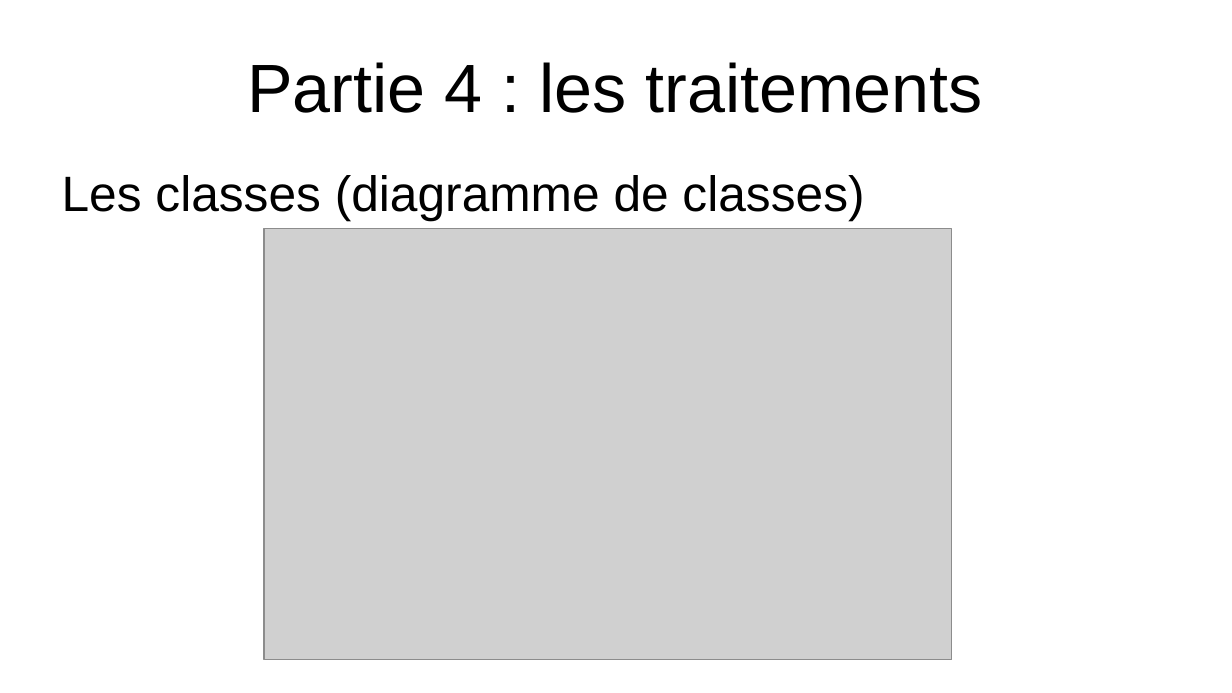
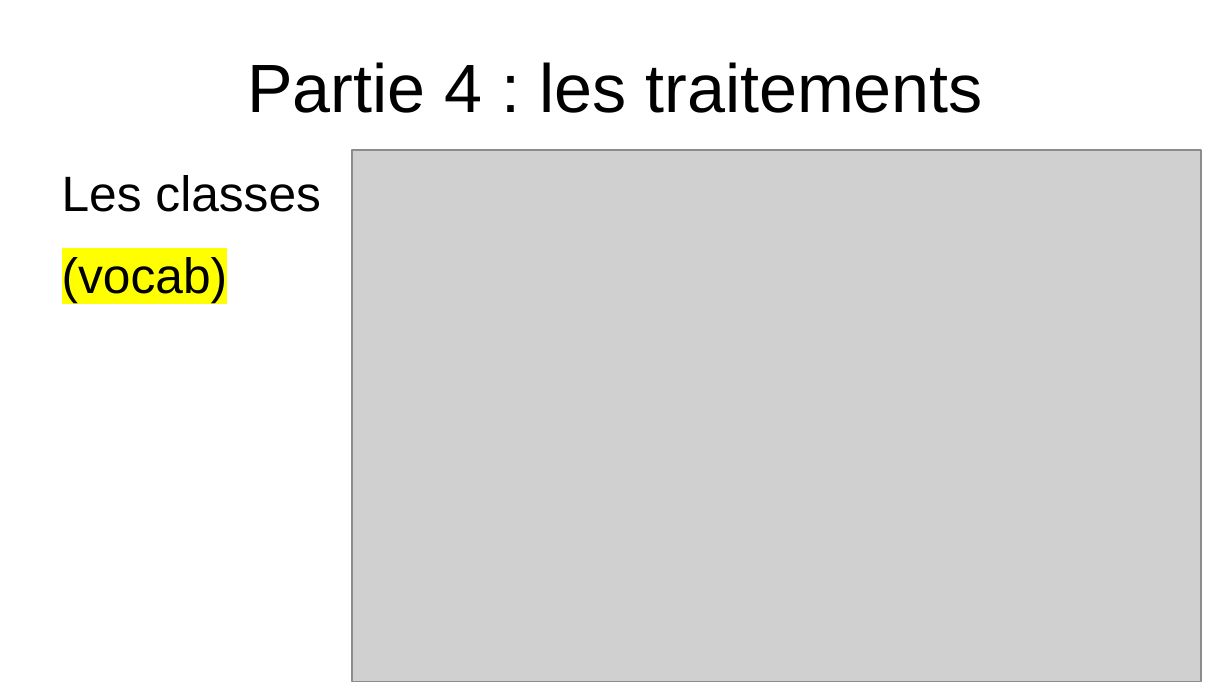
Before and after one commit to EmmaBroudic/Projet-Nooky, a slide deck: slide 25 of doc/Nooky.odp. Drawn at 1232x693 pixels with LibreOffice and Linux fonts; fonts in the diff are those of the drawing; grey boxes stand for pictures. Boxes give left, top, right and bottom in pixels: in the first picture for what was removed or moved away, otherwise in the second. Text is boxed around its words. In the diff, an @@ line names an element or a change of style, - is before the commit and + after.

```diff
--- a/doc/Nooky.odp
+++ b/doc/Nooky.odp
@@ text at (62, 175, 321, 302): text changed @@
-Les classes (diagramme de classes)
+Les classes
+(vocab)
@@ picture: place and size @@
-picture at (264, 229, 953, 661)
+picture at (352, 150, 1202, 682)
```
Also in this commit, not shown: 9 other slides changed, 3 slides added, 3 slides removed, 6 other files.
